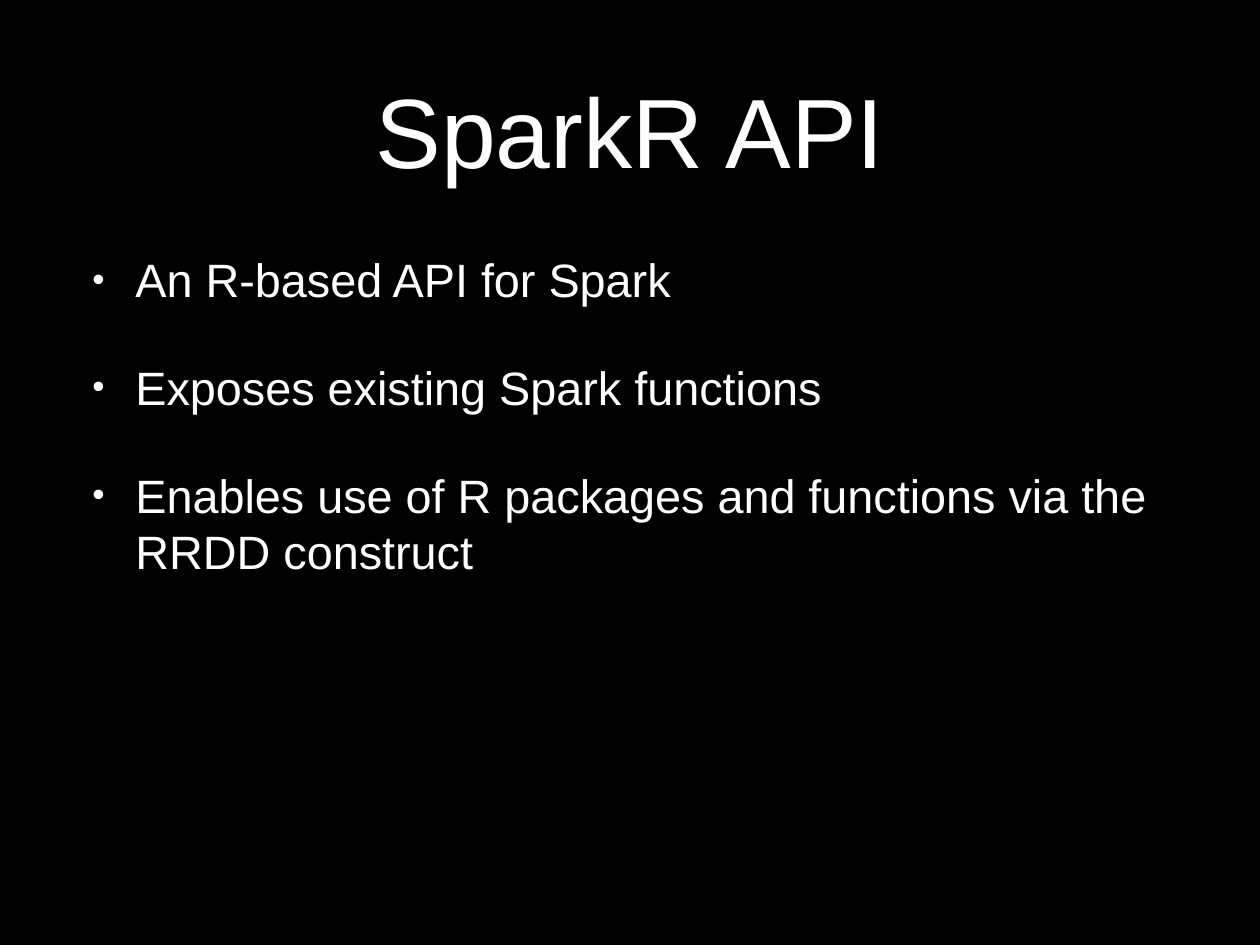
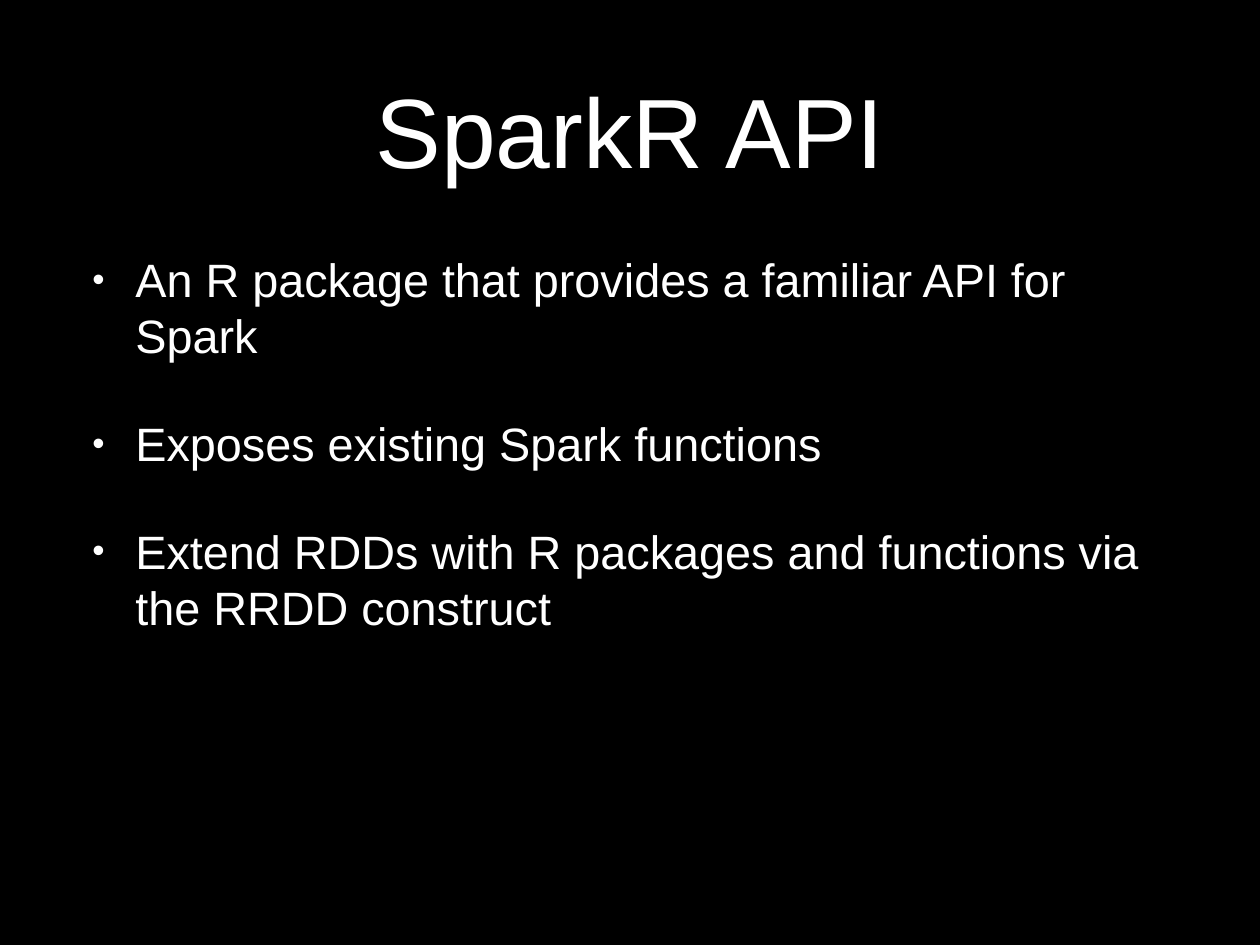
Before and after one commit to cafreeman/Demo_SparkR, a slide deck: slide 6 of PPT_SparkR_Demo.pptx. Drawn at 1260x945 pixels with LibreOffice and Linux fonts; fonts in the diff are those of the drawing. Boxes give left, top, right and bottom in pixels: in the first picture for what was removed or moved away, otherwise in the second. Text is boxed around its words. In the diff, an @@ line names an element or a change of style, - is before the commit and + after.

```diff
--- a/PPT_SparkR_Demo.pptx
+++ b/PPT_SparkR_Demo.pptx
@@ text at <box>135,263,1066,363</box>: text changed @@
-• An R-based API for Spark
+• An R package that provides a familiar API for Spark
@@ text at <box>135,535,1139,626</box>: text changed @@
-• Enables use of R packages and functions via the RRDD construct
+• Extend RDDs with R packages and functions via the RRDD construct
```
Also in this commit, not shown: 2 other slides changed, 1 slide added, 2 other files.
